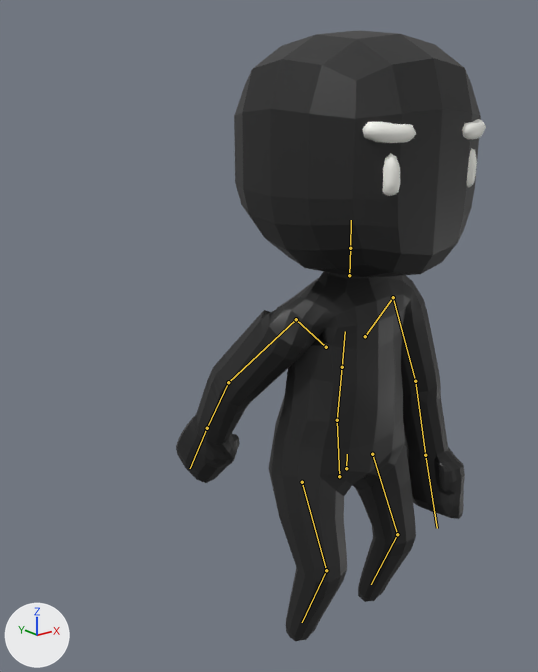
A saved change to the glTF model assets/models/BaseCharacter.gltf.
Before and after are seen from a 50 mm camera at (-2.5, -2.5, 2.74) aimed at (-0.37, 0.17, 1.68). The axes (+X, +Y, +Z) are drawn at lower left. The lights are the same throughout. The first picture is the older version. Both versions are drawn at frame 0 of the action 'SitDown'; the numbers are the values there. The bones that change, and the others that lie on the model, are drawn over the model as lines.

Names of what the first picture shows: 'Body'.
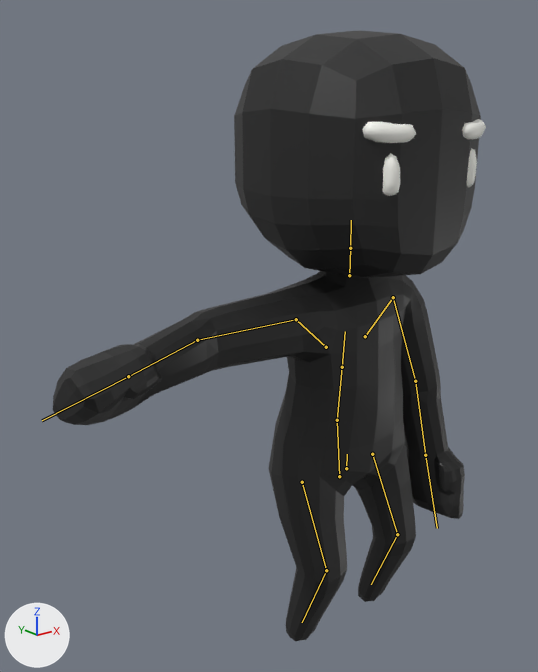
What differs and where, as boxes (x1, y1, x2, y2) in the pictures (538 x 672 px):
'Body', posed (40% wider)
    before: (176, 30, 486, 641)
    after: (53, 30, 486, 641)
bone 'UpperArm.R', root to tip
    before: (296, 319) to (228, 382)
    after: (296, 319) to (197, 340)

The change in detail:
Bone 'UpperArm.R' (bone_upperarm_r) turns from (-127, -33, 79) to (0, 0, 0) degrees about its own x, y and z.
